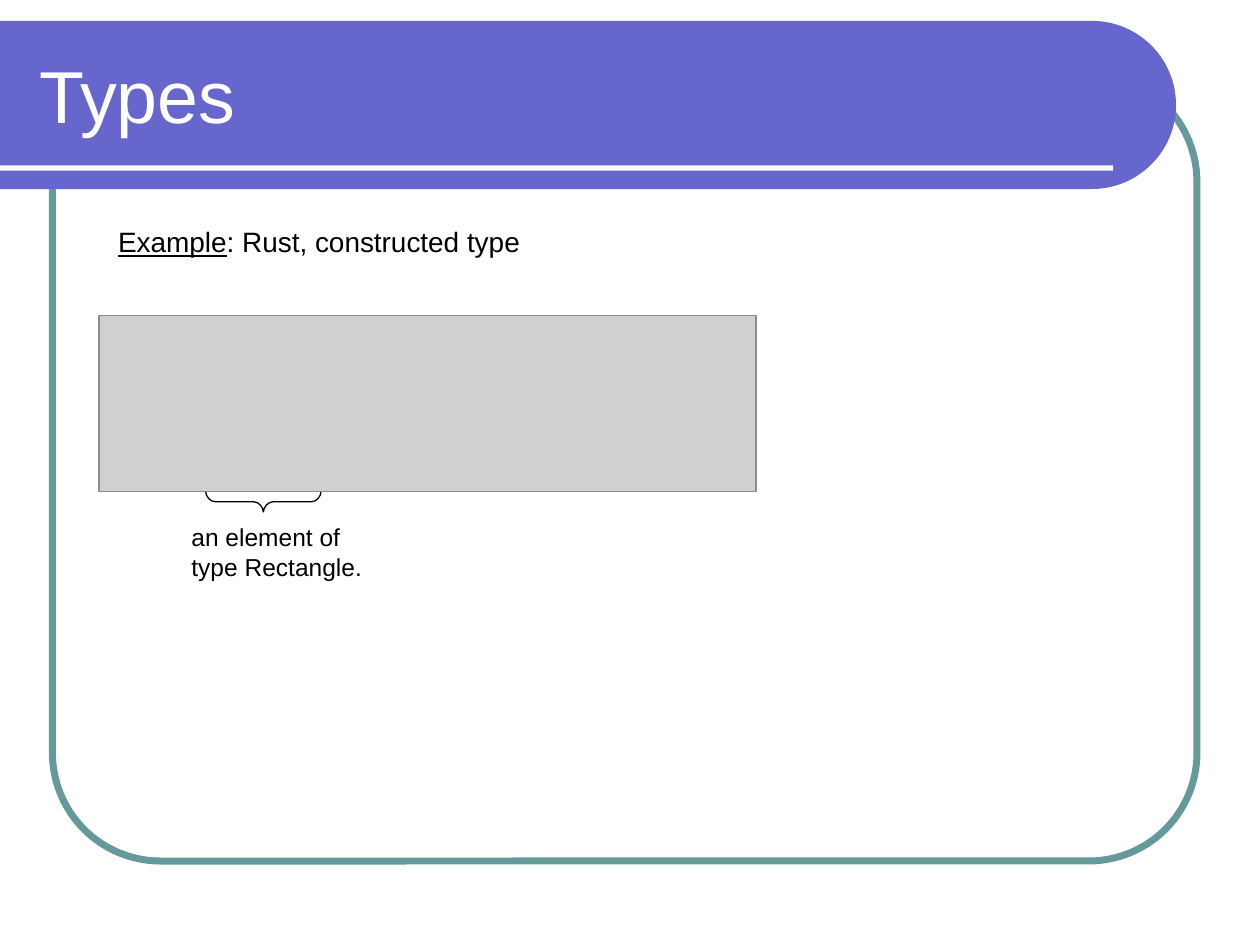
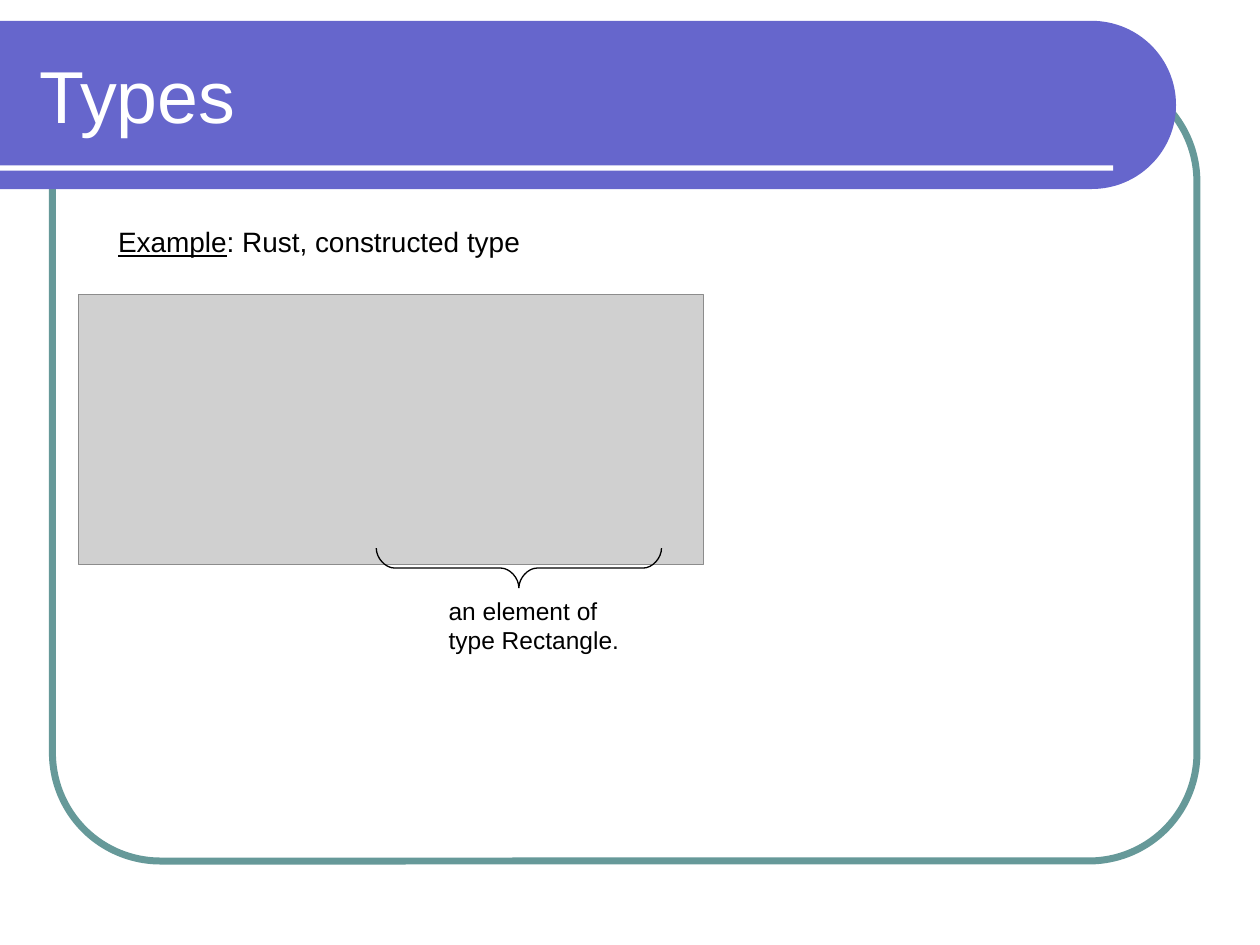
Before and after one commit to lutzhamel/CSC301, a slide deck: slide 4 of notes/csc301-ln003.ppt. Drawn at 1260x945 pixels with LibreOffice and Linux fonts; fonts in the diff are those of the drawing; grey boxes stand for pictures. Boxes give left, top, right and bottom in pixels: in the first picture for what was removed or moved away, otherwise in the second. Text is boxed around its words. In the diff, an @@ line names an element or a change of style, - is before the commit and + after.

```diff
--- a/notes/csc301-ln003.ppt
+++ b/notes/csc301-ln003.ppt
@@ picture: place and size @@
-picture at box(100, 316, 756, 493)
+picture at box(79, 295, 704, 564)
@@ freeform shape removed at box(206, 491, 322, 512) @@
@@ freeform shape added at box(377, 548, 662, 588), outline #000000 0.74 pt @@
@@ text "an element of": place and size @@
-text "an element of" at box(191, 528, 362, 581)
+text "an element of" at box(449, 602, 619, 654)
```
Also in this commit, not shown: 4 other slides changed, 1 slide added, 4 other files.
